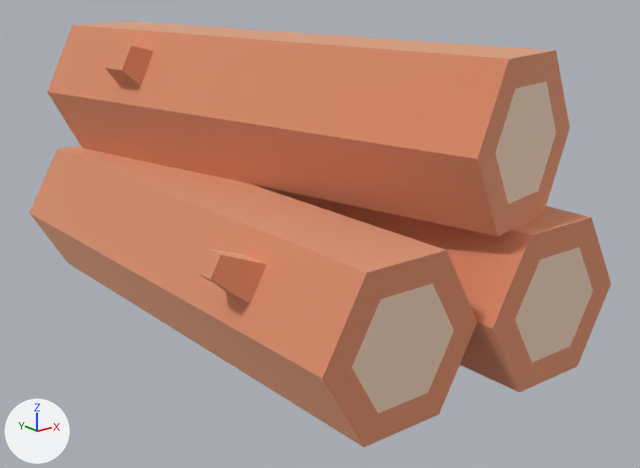
Before and after pictures for a commit that changed the glTF model public/models/nf2/nature/log_stack.glb.
Before and after are seen from a camera (50 mm lens) standing at (-0.64, -0.881, 0.387) and looking at (0.022, -0.054, 0.057). The axes (+X, +Y, +Z) are drawn at lower left. The lights are the same throughout. The first picture is the older version. Where no turn or scale is listed for an object, it has been applied to the vertices.

Names of what the first picture shows: 'log_stack'.
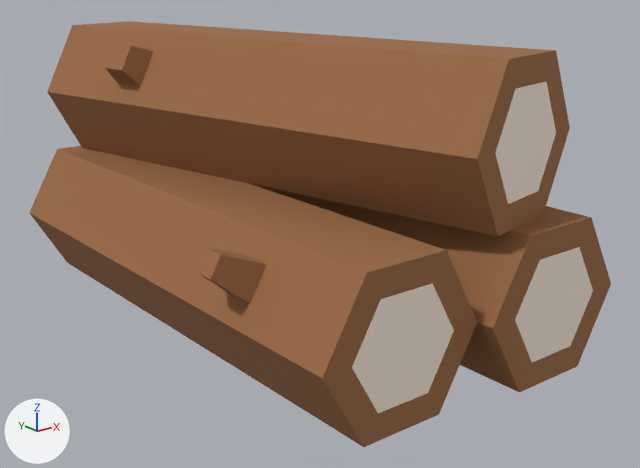
The change in detail:
In material 'woodBark' (mat_woodbark), metallic goes from 1.0 to 0.0.
Material 'woodBark' (mat_woodbark) changes colour from beige #f2be9e to brown #9c6a42; in linear values from (0.886, 0.514, 0.341) to (0.332, 0.144, 0.0545).
Object 'tmpParent' (ob_tmpparent) is deleted.

Changed parts and their boxes [x1, y1, x2, y2] in the pictures (640 x 468 px):
'log_stack', recoloured, surface changed (darker): [29, 21, 611, 447] in both
